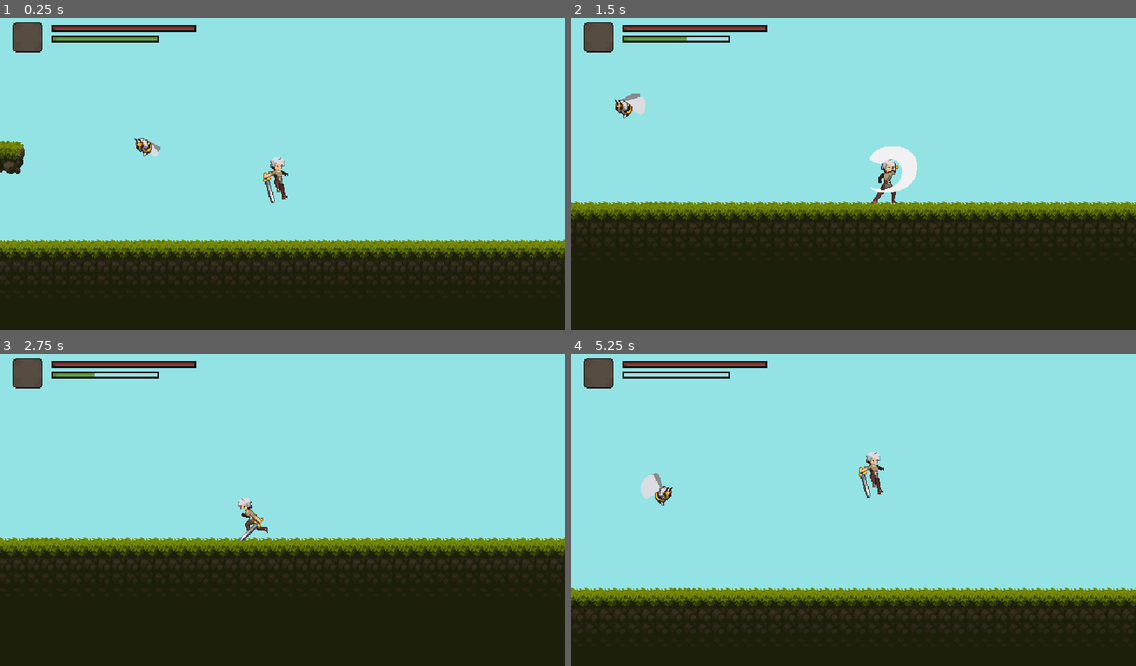
Above: before the commit, frames 1-4 (two rows, left to right).
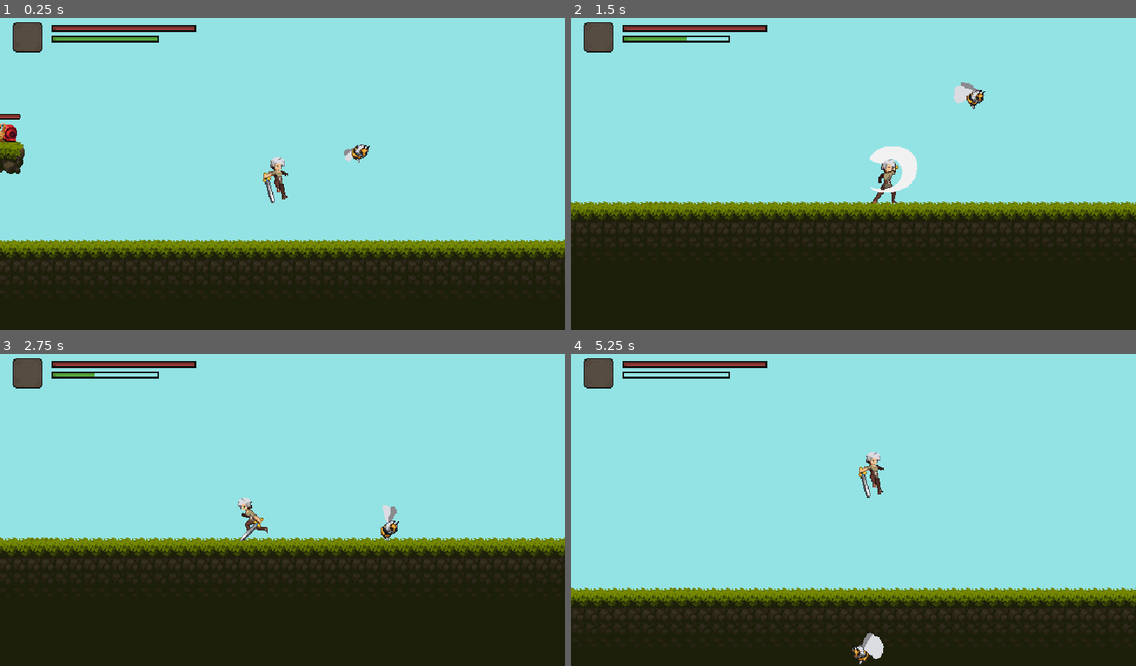
Above: after the commit, the same moments.

Repository: Dewin154/Project_Lynx
Game: Godot game, scene res://levels/test_level.tscn
Two runs of this game, one before a commit and one after it. Both use one fixed random seed, a clock stepped at 60 frames per second and the inputs below.
Inputs:
- Up to frame 1 (0.25 s): no input
- Up to frame 2 (1.5 s): hold D (move_right) from 0.53 s (still down); tap Keypad 1 (attack) at 0.6, 1.35 s; tap W (jump) at 0.77 s
- Up to frame 3 (2.75 s): tap W (jump) at 1.52 s; release D (move_right) at 2.03 s; hold A (move_left) from 2.03 s (still down); tap Keypad 1 (attack) at 2.1 s
- Up to frame 4 (5.25 s): release A (move_left) at 2.78 s; hold D (move_right) 2.78-4.28 s; tap Keypad 1 (attack) every 0.75 s from 2.85 to 5.1 s; tap W (jump) at 3.02, 3.77, 4.52 s; hold A (move_left) 4.28-5.03 s; hold D (move_right) from 5.03 s (still down)

The runs differ from the first frame. In frame 1, 0.6% of the frame differs, in the area x 0-66%, y 30-47%; in frame 2, 0.6%; in frame 3, 0.2%; in frame 4, 0.7%, in the area x 12-56%, y 38-100%.

Commit message:
Implemented Bee sprite flip

Diff:
--- a/enemies/bee/bee.gd
+++ b/enemies/bee/bee.gd
@@ -1,44 +1,26 @@
 class_name Bee
-extends AbstractEnemies
+extends CharacterBody2D
 
-@onready var animated_sprite_2d: AnimatedSprite2D = $AnimatedSprite2D
-@onready var reverse_movement_timer: Timer = $ReverseMovementTimer
-var fly_forward = false
-var fly_velocity = 25
+@onready var animated_sprite_2d: AnimatedSprite2D = $Path2D/PathFollow2D/Area2D/AnimatedSprite2D
+@onready var path_follow := $Path2D/PathFollow2D
 
 enum State {Fly, Attack, Hit}
 
+var speed = 100.0
 var health = 40
-var temp = 0
-
+var current_state
+var last_x = 0
+var current_x
 
 # Called when the node enters the scene tree for the first time.
 func _ready() -> void:
-	velocity.x = -fly_velocity
+	current_state = State.Fly
+	pass
 
+# TODO Optimize this since it checks every frame!
 # Called every frame. 'delta' is the elapsed time since the previous frame.
 func _process(delta: float) -> void:
-	move(delta)
-
-func _on_reverse_movement_timer_timeout() -> void:
-	fly_forward = !fly_forward
-	if fly_forward:
-		velocity.x = fly_velocity
-	else:
-		velocity.x = -fly_velocity
-	animated_sprite_2d.flip_h = true if velocity.x > 0 else false
-
-# Must be overriden, otherwise gravity is applied to bee
-func falling(delta: float) -> void:
-	pass
-
-# Controls the flying of the bee and as such the movement of the bee
-func move(delta: float):
-	temp = sin(position.x) + 150
-	position.y = temp
-
-func take_damage(damage):
-	pass
-
-func play_animations() -> void:
-	pass
+	current_x = path_follow.global_position.x
+	path_follow.progress += speed * delta
+	animated_sprite_2d.flip_h = false if current_x < last_x else true
+	last_x = current_x
--- a/enemies/bee/bee.tscn
+++ b/enemies/bee/bee.tscn
@@ -1,9 +1,19 @@
-[gd_scene load_steps=19 format=3 uid="uid://c4ig87q4vy1ni"]
+[gd_scene load_steps=20 format=3 uid="uid://c4ig87q4vy1ni"]
 
 [ext_resource type="Script" path="res://enemies/bee/bee.gd" id="1_swn2f"]
 [ext_resource type="Texture2D" uid="uid://me25c1n8x85d" path="res://enemies/bee/resources/Attack-Sheet.png" id="2_ohhyi"]
 [ext_resource type="Texture2D" uid="uid://bi0agy5csbycy" path="res://enemies/bee/resources/Fly-Sheet.png" id="3_pw5uf"]
 [ext_resource type="Texture2D" uid="uid://cm4jds4amqoy7" path="res://enemies/bee/resources/Hit-Sheet.png" id="4_yf2uo"]
+
+[sub_resource type="CapsuleShape2D" id="CapsuleShape2D_63eil"]
+radius = 7.06379
+height = 21.2555
+
+[sub_resource type="Curve2D" id="Curve2D_pxsll"]
+_data = {
+"points": PackedVector2Array(0, 0, 0, 0, -32, -44, 0, 0, 0, 0, 126, -82, 0, 0, 0, 0, 168, 49, 0, 0, 0, 0, 81, 132, 0, 0, 0, 0, -138, 121, 0, 0, 0, 0, -303, -22, 0, 0, 0, 0, -269, -192, 0, 0, 0, 0, -116, -238, 0, 0, 0, 0, -51, -146, 0, 0, 0, 0, -41, -97, 0, 0, 0, 0, -32, -44)
+}
+point_count = 11
 
 [sub_resource type="AtlasTexture" id="AtlasTexture_wlde1"]
 atlas = ExtResource("2_ohhyi")
@@ -107,27 +117,27 @@
 "speed": 9.0
 }]
 
-[sub_resource type="CapsuleShape2D" id="CapsuleShape2D_63eil"]
-radius = 7.06379
-height = 21.2555
-
 [node name="Bee" type="CharacterBody2D"]
 collision_layer = 2
 collision_mask = 4
 script = ExtResource("1_swn2f")
 
-[node name="AnimatedSprite2D" type="AnimatedSprite2D" parent="."]
+[node name="CollisionShape2D" type="CollisionShape2D" parent="."]
+position = Vector2(-33.9723, -47.2338)
+rotation = -0.594753
+shape = SubResource("CapsuleShape2D_63eil")
+
+[node name="Path2D" type="Path2D" parent="."]
+position = Vector2(-1, -3)
+curve = SubResource("Curve2D_pxsll")
+
+[node name="PathFollow2D" type="PathFollow2D" parent="Path2D"]
+position = Vector2(-32, -44)
+rotates = false
+
+[node name="Area2D" type="Area2D" parent="Path2D/PathFollow2D"]
+
+[node name="AnimatedSprite2D" type="AnimatedSprite2D" parent="Path2D/PathFollow2D/Area2D"]
 sprite_frames = SubResource("SpriteFrames_kw4re")
 animation = &"attack"
 autoplay = "fly"
-
-[node name="CollisionShape2D" type="CollisionShape2D" parent="."]
-position = Vector2(1.19209e-07, 1)
-rotation = -0.830777
-shape = SubResource("CapsuleShape2D_63eil")
-
-[node name="ReverseMovementTimer" type="Timer" parent="."]
-wait_time = 3.0
-autostart = true
-
-[connection signal="timeout" from="ReverseMovementTimer" to="." method="_on_reverse_movement_timer_timeout"]
--- a/levels/test_level.tscn
+++ b/levels/test_level.tscn
@@ -548,10 +548,10 @@
 editor_draw_drag_margin = true
 
 [node name="Snail1" parent="." instance=ExtResource("3_hhs8i")]
-position = Vector2(-32, 124)
+position = Vector2(8, 101)
 
 [node name="Snail2" parent="." instance=ExtResource("3_hhs8i")]
-position = Vector2(-199, 81)
+position = Vector2(-214, 78)
 
 [node name="ParallaxBackground" type="ParallaxBackground" parent="."]
 
@@ -559,7 +559,7 @@
 motion_mirroring = Vector2(6480, 0)
 
 [node name="Sprite2D" type="Sprite2D" parent="ParallaxBackground/ParallaxLayer"]
-position = Vector2(-2416, -3266)
+position = Vector2(-2392, -3349)
 scale = Vector2(13.4979, 13.9228)
 texture = ExtResource("4_3ii68")
 centered = false
@@ -605,4 +605,5 @@
 texture_progress = ExtResource("8_nkpr3")
 
 [node name="Bee" parent="." instance=ExtResource("8_lit4m")]
-position = Vector2(173, 165)
+position = Vector2(413, 210)
+rotation = 0.0932188
